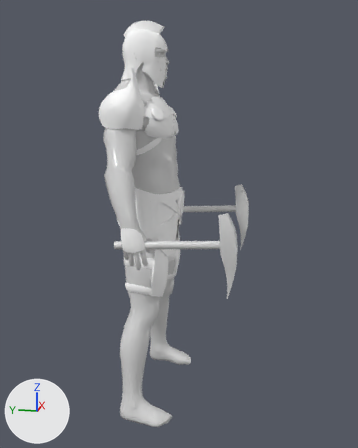
The FBX model Assets/_models/mdl_Knight.fbx: old version first, new version second.
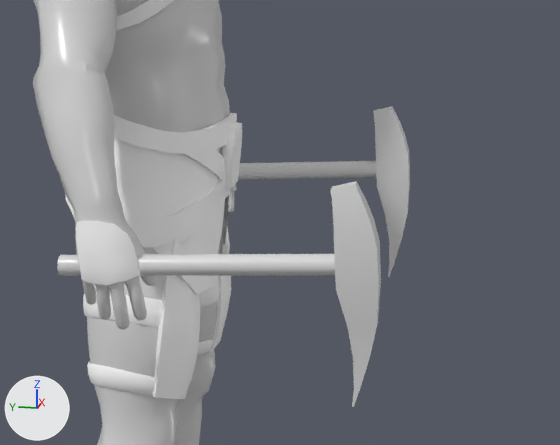
There are two pictures of each version: one whole from a camera (50 mm lens) standing at (-2.524, -0.66, 1.615) and looking at (-0.01, -0.158, 0.987), one close up on the part from 26% to 86% of the width and 32% to 70% of the height. Every picture has the same lights, and +X, +Y and +Z are marked at lower left. Where no turn or scale is listed for an object, it has been applied to the vertices.

Objects in the first close-up: 'body', 'left_kirk', 'polymsh2', 'polymsh6', 'polymsh7', 'polymsh8', 'right_kirk', 'telo004'.
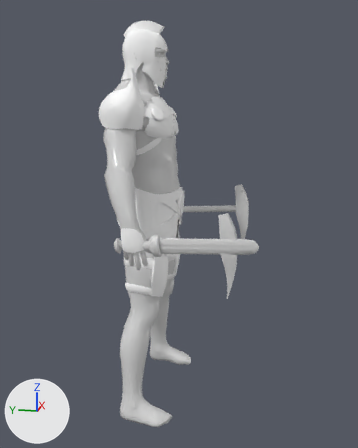
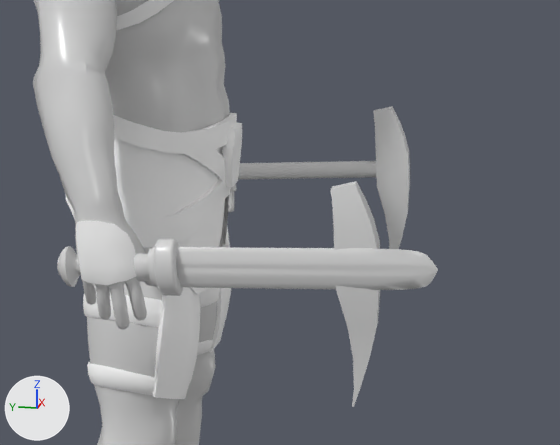
Where the change shows, as pixel boxes [x1, y1, x2, y2] in the close-ups (560 x 445 px):
'sword', shown
    after: [58, 239, 438, 296]

Diff of the bpy script that builds the scene:
```diff
--- a/Assets/_models/mdl_Knight.fbx.py
+++ b/Assets/_models/mdl_Knight.fbx.py
@@ ob_sword @@
 ob_sword.location = (0.0, 0.0, 0.0)
-ob_sword.hide_viewport = True
```
